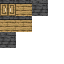
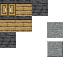
Before/after of a w=64, h=64 layered artwork. What changed in the layer stack:
added layer "polished andesite" above "polished deepslate" over [47, 22, 63, 57]
